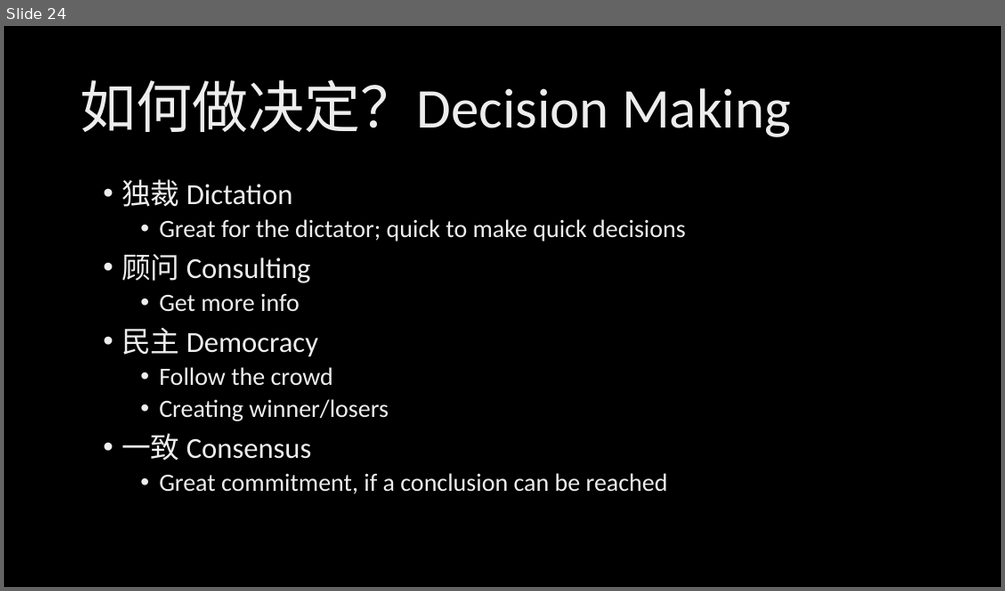
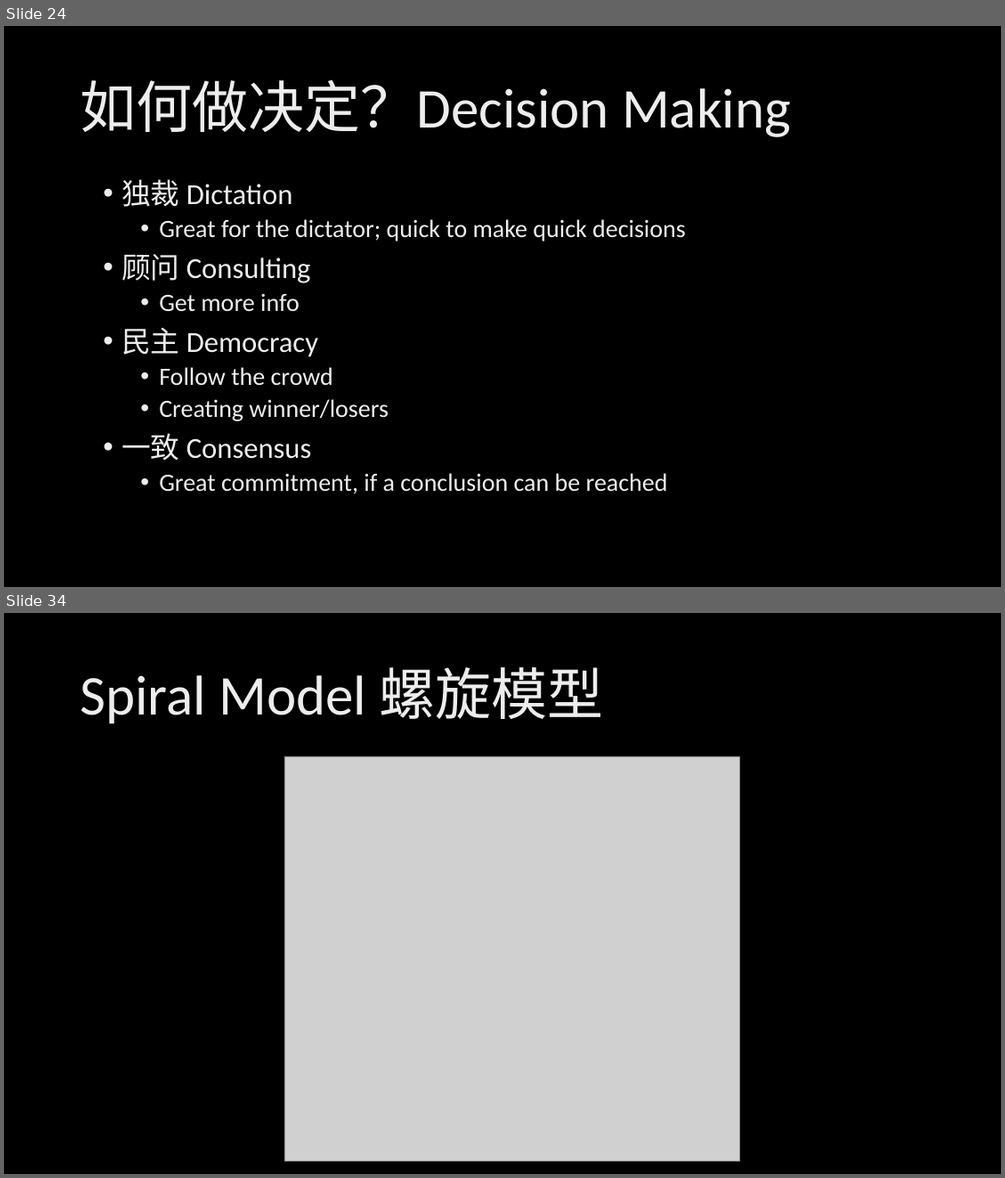
Before and after one commit to xinase/ASE, a slide deck: chapter5/ASE_5_Team_and_Process.pptx. Shown one above the other, each under a label of ours: slide 24 before the commit, slides 24 and 34 after it; the slides between them are not shown. The pictures are 1005x591 and 1005x1178 pixels, drawn with LibreOffice and Linux fonts; fonts in the diff are those of the drawing; grey boxes stand for pictures; background and template pictures are left out. Boxes give left, top, right and bottom in pixels: in the first picture for what was removed or moved away, otherwise in the second. Text is boxed around its words. In the diff, an @@ line names an element or a change of style, - is before the commit and + after.

```diff
--- a/chapter5/ASE_5_Team_and_Process.pptx
+++ b/chapter5/ASE_5_Team_and_Process.pptx
@@ slide 34 added at <box>4,613,1001,1174</box>, background picture (left out) @@
@@ title added at <box>80,667,604,723</box>, 54 pt, text gradient #BFBFBF to #EDEDED to #FFFFFF @@
+Spiral Model 螺旋模型
@@ picture added at <box>284,756,739,1161</box> @@
```
Also in this commit, not shown: 1 slide changed, 22 other slides added.
